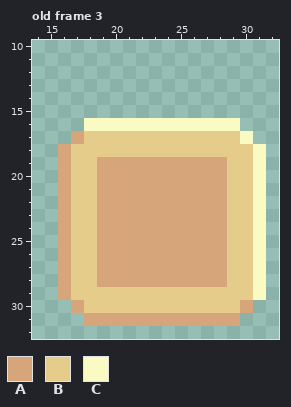
A pixel-art file gets an edit: public/assets/graphics/snek-tiles-48.ase. Above, as it was before the edit.
48x48 pixels, 7 frames. Pixels under 10% opacity are left out. Colours within 5 levels of each other are drawn and written as one. Shown: old frame 3: x 14..32, y 10..32. The commit also changed other frames, which this record leaves out.
Palette (. is transparent): A #d6a57a  B #e6cc8a  C #fafac3
Pixels before, old frame 3, first column x 16:
16 ..CCCCCCCCCCCC..
17 .ABBBBBBBBBBBBC.
18 ABBBBBBBBBBBBBBC
19 ABBAAAAAAAAAABBC
20 ABBAAAAAAAAAABBC
21 ABBAAAAAAAAAABBC
22 ABBAAAAAAAAAABBC
23 ABBAAAAAAAAAABBC
24 ABBAAAAAAAAAABBC
25 ABBAAAAAAAAAABBC
26 ABBAAAAAAAAAABBC
27 ABBAAAAAAAAAABBC
28 ABBAAAAAAAAAABBC
29 ABBBBBBBBBBBBBBC
30 .ABBBBBBBBBBBBA.
31 ..AAAAAAAAAAAA..
And afterwards:
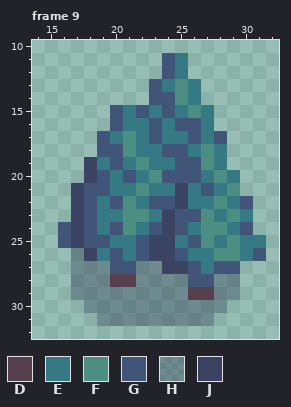
Colours new in this view: D #57404e  E #357985  F #4c8f82  G #405578  H #242b4a5b  J #3b4363
A new or re-ordered frame is compared with the old frame closest to it.
From old to new:
frames 7 -> 9
layer "shadow" opacity 36% added
Changed rows in their new state; - is an unchanged pixel.
Frame 9 is new; against old frame 3, layer "layer":
first column x 16:
11 --------GE------
12 --------GE------
13 -------GEFE-----
14 -------GGFE-----
15 ----GEGEGEFE----
16 --..GEEGEGGE..--
17 -..GEFEGEEGEG..-
18 ...GGFEEGGEFE...
19 ..JEGEFEEGGFE...
20 ..JGEGEFGGGEFE..
21 .JGGEEFEEJEGEF..
22 .JGEGFEGGJEEFEG.
23 .JGEEFFEJGGFEFE.
24 GJGEGFEGJGEFFEG.
25 GJGGEEGJJEGFEFEE
26 .HJEGEGJJGEEFFEG
27 .HHHGGHHJJGEGG..
28 .HHHDDHHHHGGHH..
29 .HHHHHHHHHDDHH..
30 -.HHHHHHHHHHH..-
31 --.HHHHHHHHH..--
Boxes around the changes in both pictures, in picture pixels (x1, y1, x2, y2):
changed: (58, 53, 266, 326)
